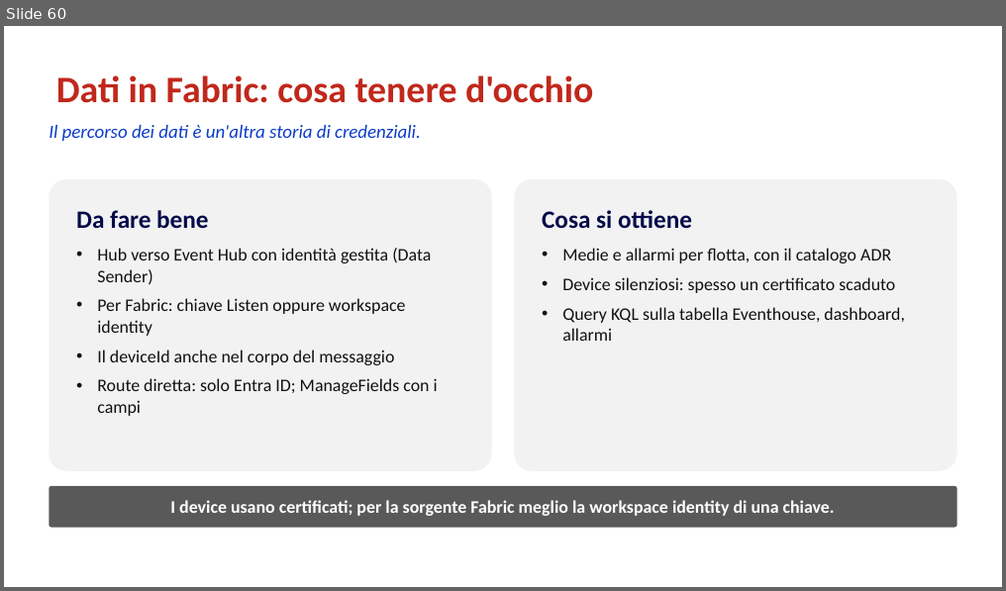
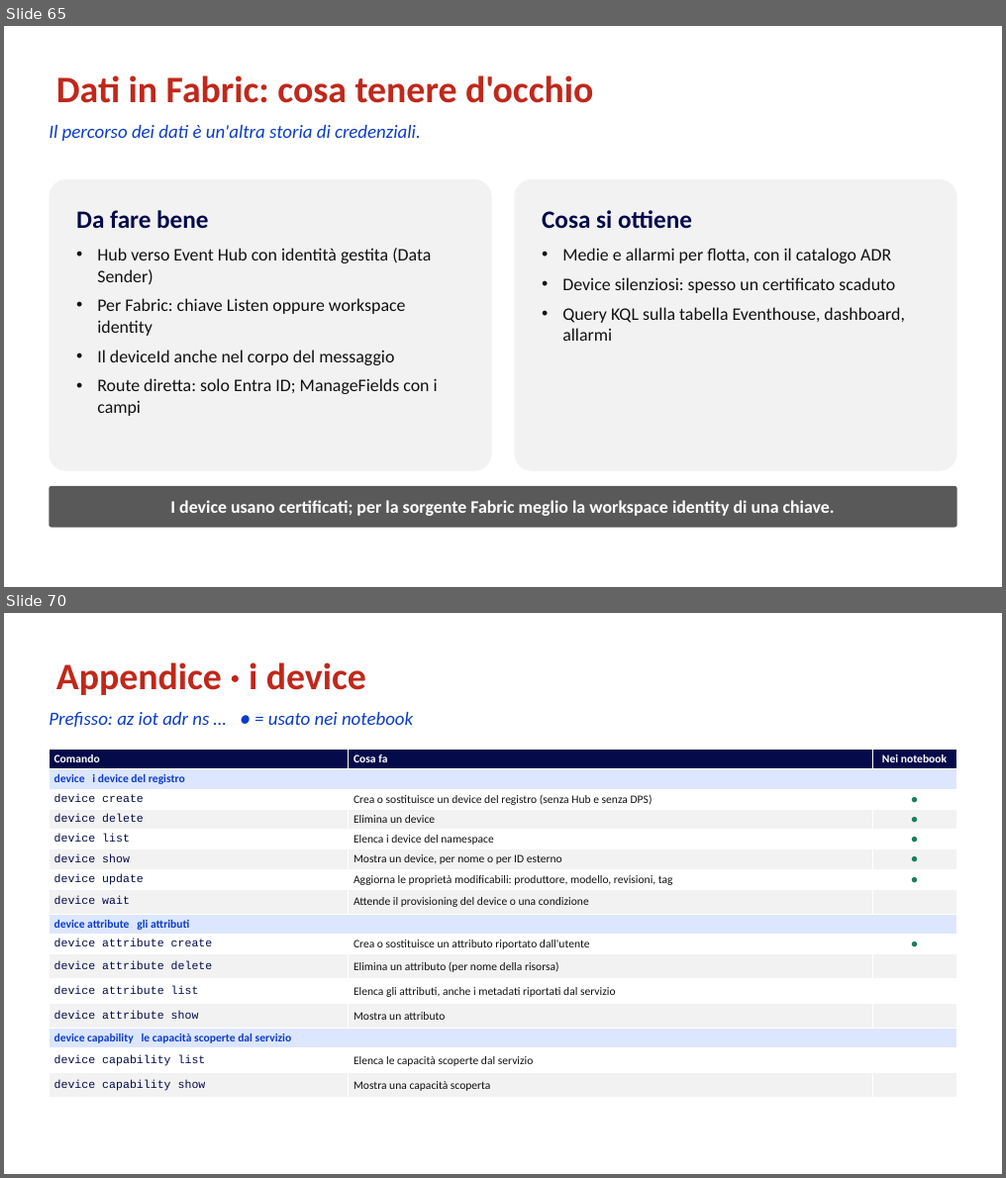
Before and after one commit to marcoparenzan/WPC2026, a slide deck: slides/IoT-Hub-ADR-Lezione.nuova.pptx. Shown one above the other, each under a label of ours: slide 60 before the commit, slides 65 and 70 after it; the slides between them are not shown. The pictures are 1006x591 and 1006x1178 pixels, drawn with LibreOffice and Linux fonts; fonts in the diff are those of the drawing. Boxes give left, top, right and bottom in pixels: in the first picture for what was removed or moved away, otherwise in the second. Text is boxed around its words. In the diff, an @@ line names an element or a change of style, - is before the commit and + after.

```diff
--- a/slides/IoT-Hub-ADR-Lezione.nuova.pptx
+++ b/slides/IoT-Hub-ADR-Lezione.nuova.pptx
@@ slide 70 added at (4, 613, 1002, 1174), background #FFFFFF @@
@@ title added at (56, 663, 366, 695), 36 pt, text #C0281B, bold @@
+Appendice · i device
@@ text added at (49, 712, 413, 728), 18 pt, text #0B3CC8, italic @@
+Prefisso: az iot adr ns … ● = usato nei notebook
@@ table added at (49, 750, 957, 1095), 16 rows, 3 columns @@
+Comando | Cosa fa | Nei notebook
+device i device del registro |  | 
+device create | Crea o sostituisce un device del registro (senza Hub e senza DPS) | ●
+device delete | Elimina un device | ●
+device list | Elenca i device del namespace | ●
+device show | Mostra un device, per nome o per ID esterno | ●
+device update | Aggiorna le proprietà modificabili: produttore, modello, revisioni, tag | ●
+device wait | Attende il provisioning del device o una condizione | 
+device attribute gli attributi |  | 
+device attribute create | Crea o sostituisce un attributo riportato dall'utente | ●
+device attribute delete | Elimina un attributo (per nome della risorsa) | 
+device attribute list | Elenca gli attributi, anche i metadati riportati dal servizio | 
+device attribute show | Mostra un attributo | 
+device capability le capacità scoperte dal servizio |  | 
+device capability list | Elenca le capacità scoperte dal servizio | 
+device capability show | Mostra una capacità scoperta | 
@@ what was slide 60 is now slide 65 @@
```
Also in this commit, not shown: 1 slide changed, 13 other slides added, 34 other files.
